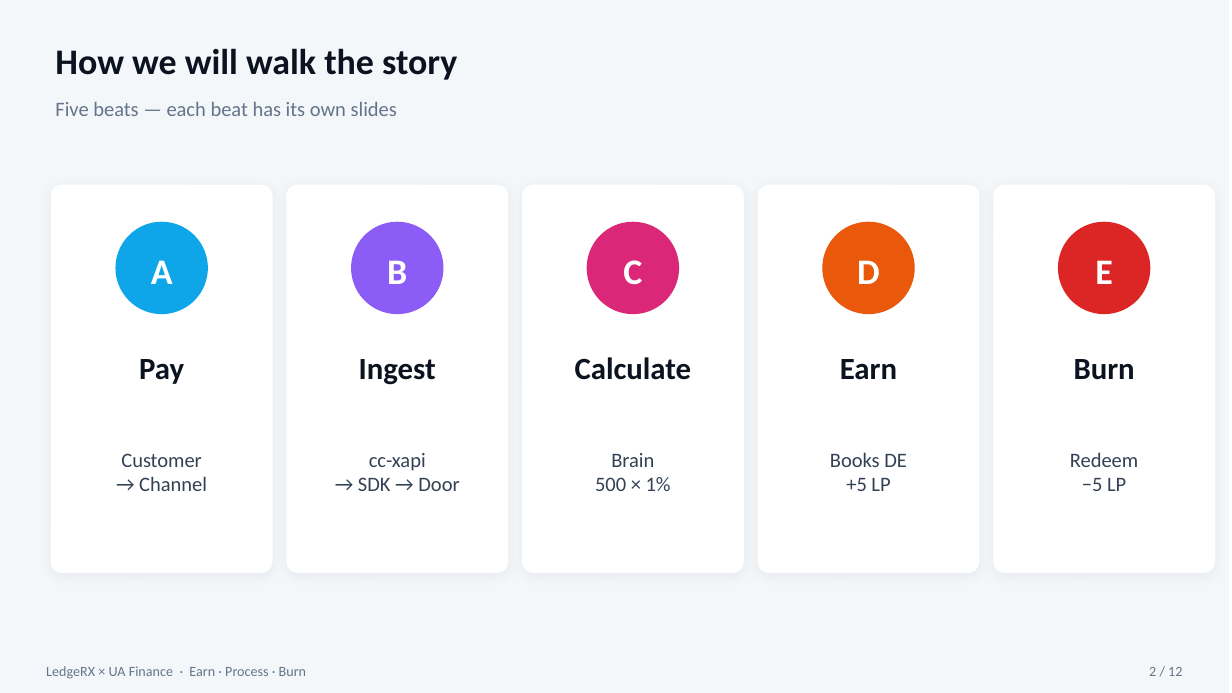
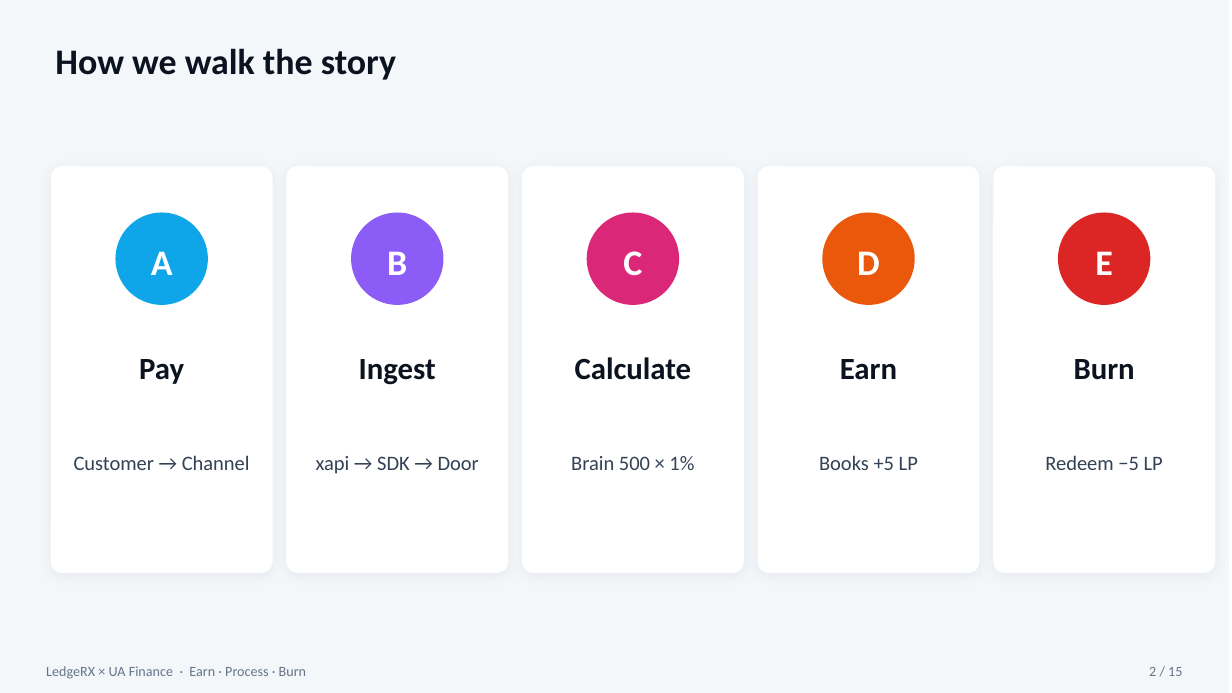
Before and after one commit to yky32/ledger-engine, a slide deck: slide 2 of docs/decks/LedgeRX-UAFinance-Earn-Burn-Slides.pptx. Drawn at 1232x693 pixels with LibreOffice and Linux fonts; fonts in the diff are those of the drawing. Boxes give left, top, right and bottom in pixels: in the first picture for what was removed or moved away, otherwise in the second. Text is boxed around its words. In the diff, an @@ line names an element or a change of style, - is before the commit and + after.

```diff
--- a/docs/decks/LedgeRX-UAFinance-Earn-Burn-Slides.pptx
+++ b/docs/decks/LedgeRX-UAFinance-Earn-Burn-Slides.pptx
@@ text at (55, 48, 396, 80): text changed @@
-How we will walk the story
+How we walk the story
@@ text removed at (55, 102, 397, 116) @@
-Five beats — each beat has its own slides
@@ rounded rectangle: place and size @@
-rounded rectangle at (51, 185, 273, 573)
+rounded rectangle at (51, 166, 273, 573)
@@ rounded rectangle: place and size @@
-rounded rectangle at (287, 185, 508, 573)
+rounded rectangle at (287, 166, 508, 573)
@@ rounded rectangle: place and size @@
-rounded rectangle at (522, 185, 744, 573)
+rounded rectangle at (522, 166, 744, 573)
@@ rounded rectangle: place and size @@
-rounded rectangle at (758, 185, 980, 573)
+rounded rectangle at (758, 166, 980, 573)
@@ rounded rectangle: place and size @@
-rounded rectangle at (994, 185, 1215, 573)
+rounded rectangle at (994, 166, 1215, 573)
@@ 5 texts, 5 ellipses: place and size @@
-5 texts, 5 ellipses at (116, 222, 1151, 314)
+5 texts, 5 ellipses at (116, 213, 1151, 305)
@@ text at (74, 455, 250, 470): text changed @@
-Customer
-→ Channel
+Customer → Channel
@@ text at (316, 456, 479, 474): text changed @@
-cc-xapi
-→ SDK → Door
+xapi → SDK → Door
@@ text at (571, 456, 694, 470): text changed @@
-Brain
-500 × 1%
+Brain 500 × 1%
@@ text at (819, 455, 918, 470): text changed @@
-Books DE
-+5 LP
+Books +5 LP
@@ text at (1045, 455, 1163, 470): text changed @@
-Redeem
-−5 LP
+Redeem −5 LP
@@ text at (1149, 667, 1182, 676): text changed @@
-2 / 12
+2 / 15
```
Also in this commit, not shown: 11 other slides changed, 3 slides added, 7 other files.
